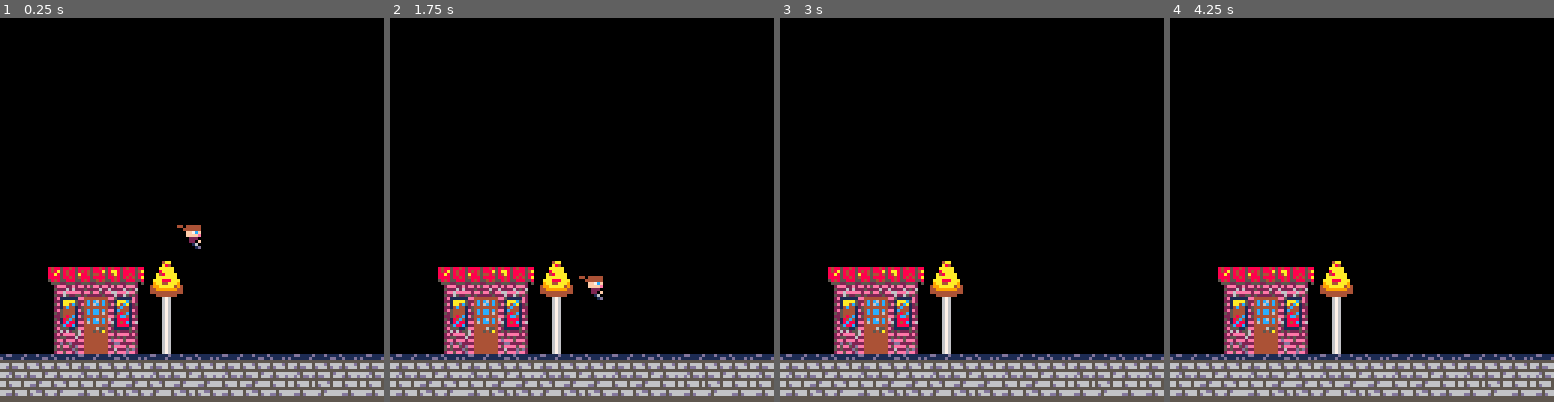
Above: before the commit, frames 1-4 (left to right).
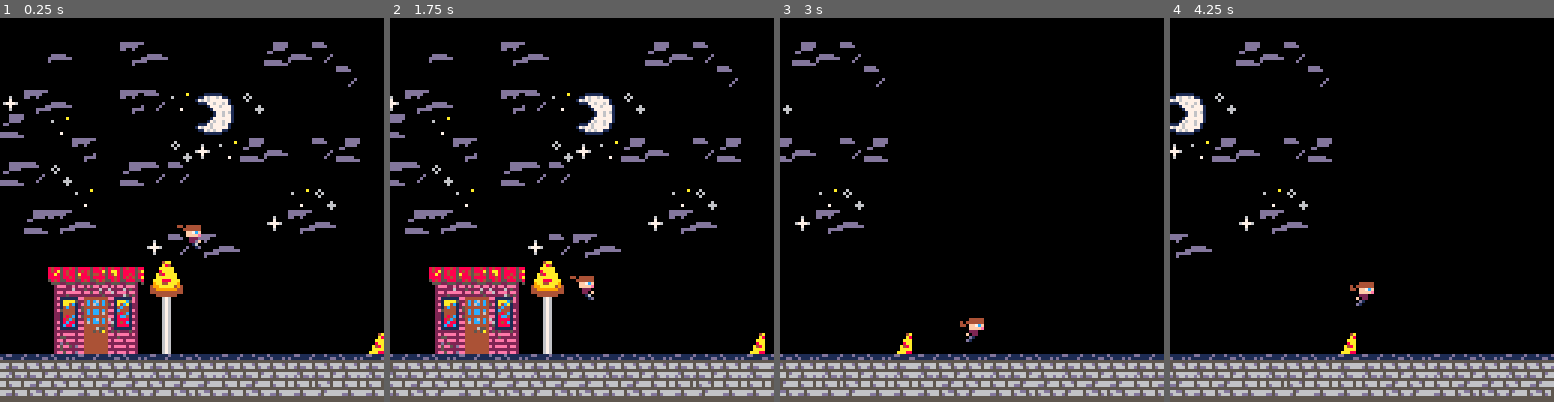
Above: after the commit, the same moments.

Repository: xomila/pico-8-projects
Game: PICO-8 cartridge mila.p8
The game is run twice, just before and just after one commit, with the same random seed, the same clock (stepped at 60 frames per second) and the same inputs.
Inputs:
- Up to frame 1 (0.25 s): no input
- Up to frame 2 (1.75 s): tap X (X key) at 0.33, 1.07 s; hold Right from 1.6 s (still down)
- Up to frame 3 (3 s): tap X (X key) at 1.85, 2.97 s; release Right at 2.1 s; hold Right from 2.47 s (still down)
- Up to frame 4 (4.25 s): release Right at 3.03 s; hold Left 3.08-3.58 s; hold Right from 4.02 s (still down); tap X (X key) at 4.08 s

The runs differ from the first frame. In frame 1, 5.3% of the frame differs, in the area x 0-100%, y 6-88%; in frame 2, 15%, in the area x 0-100%, y 6-99%; in frame 3, 11%; in frame 4, 12%.

Commit message:
updated camera movement

Diff:
--- a/mila.p8
+++ b/mila.p8
@@ -26,17 +26,32 @@
 
   gravity=0.3
   friction=0.85
+
+  --simple camera
+  cam_x=0
+
+  --map limits
+  map_start=0
+  map_end=1024
 end
 
 
 
 -->8
 --update and draw
-
 function _update()
   player_update()
   player_animate()
 
+  --simple camera
+  cam_x=player.x-64+(player.w/2)
+  if cam_x<map_start then
+    cam_x=map_start
+  end
+  if cam_x>map_end-128 then
+    cam_x=map_end-128
+  end
+  camera(cam_x,0)
 end
 
 function _draw()
@@ -166,6 +181,14 @@
  end
   player.x+=player.dx
   player.y+=player.dy
+
+  --limit player to map
+  if player.x<map_start then
+    player.x=map_start
+  end
+  if player.x>map_end-player.w then
+    player.x=map_end-player.w
+  end
 end
 
 function player_animate()
@@ -295,18 +318,18 @@
 0000000000000000000000000000000000000000000000000000000000000000000000000000000000000000000000000000000000000000000000000000000000000000000000000000000000000000000000000000000000000000000000000000000000000000000000000000000000000000000000000000000000000000
 __map__
 4848484848000000000000000000000000000000000000000000000000000000000000000000000000000000000000000000000000000000000000000000000000000000000000000000000000000000000000000000000000000000000000000000000000000000000000000000000000000000000000000000000000000000
-4848484800000000000000000000000000000000000000000000000000000000000000000000000000000000000000000000000000000000000000000000000000000000000000000000000000000000000000000000000000000000000000000000000000000000000000000000000000000000000000000000000000000000
-4848484848480000000000000000000000000000000000000000000000000000000000000000000000000000000000000000000000000000000000000000000000000000000000000000000000000000000000000000000000000000000000000000000000000000000000000000000000000000000000000000000000000000
-4848484848486565000000000000000000000000000000000000000000000000000000000000000000000000000000000000000000000000000000000000000000000000000000000000000000000000000000000000000000000000000000000000000000000000000000000000000000000000000000000000000000000000
-4848484848000065000000000000000000000000000000000000000000000000000000000000000000000000000000000000000000000000000000000000000000000000000000000000000000000000000000000000000000000000000000000000000000000000000000000000000000000000000000000000000000000000
-4848484800000065000000000000000000000000000000000000000000000000000000000000000000000000000000000000000000000000000000000000000000000000000000000000000000000000000000000000000000000000000000000000000000000000000000000000000000000000000000000000000000000000
-5858580000000000000000000000000000000000000000000000000000000000000000000000000000000000000000000000000000000000000000000000000000000000000000000000000000000000000000000000000000000000000000000000000000000000000000000000000000000000000000000000000000000000
-0000000000000000000000000000000000000000000000000000000000000000000000000000000000000000000000000000000000000000000000000000000000000000000000000000000000000000000000000000000000000000000000000000000000000000000000000000000000000000000000000000000000000000
-0058000000000000000000000000000000000000000000000000000000000000000000000000000000000000000000000000000000000000000000000000000000000000000000000000000000000000000000000000000000000000000000000000000000000000000000000000000000000000000000000000000000000000
-0058000000000000000000000000000000000000000000000000000000000000000000000000000000000000000000000000000000000000000000000000000000000000000000000000000000000000000000000000000000000000000000000000000000000000000000000000000000000000000000000000000000000000
+4848564800555600000000455646000000000000000000000000000000000000000000000000000000000000000000000000000000000000000000000000000000000000000000000000000000000000000000000000000000000000000000000000000000000000000000000000000000000000000000000000000000000000
+4848484848480000000000000000460000000000000000000000000000000000000000000000000000000000000000000000000000000000000000000000000000000000000000000000000000000000000000000000000000000000000000000000000000000000000000000000000000000000000000000000000000000000
+4c5556484855464b5a5b4a000000000000000000000000000000000000000000000000000000000000000000000000000000000000000000000000000000000000000000000000000000000000000000000000000000000000000000000000000000000000000000000000000000000000000000000000000000000000000000
+45484b48480000656a6b00000000000000000000000000000000000000000000000000000000000000000000000000000000000000000000000000000000000000000000000000000000000000000000000000000000000000000000000000000000000000000000000000000000000000000000000000000000000000000000
+484848550000004a4c4b45560046450000000000000000000000000000000000000000000000000000000000000000000000000000000000000000000000000000000000000000000000000000000000000000000000000000000000000000000000000000000000000000000000000000000000000000000000000000000000
+45464a0000454646000000000000000000000000000000000000000000000000000000000000000000000000000000000000000000000000000000000000000000000000000000000000000000000000000000000000000000000000000000000000000000000000000000000000000000000000000000000000000000000000
+0000004b00000000000000004b4a000000000000000000000000000000000000000000000000000000000000000000000000000000000000000000000000000000000000000000000000000000000000000000000000000000000000000000000000000000000000000000000000000000000000000000000000000000000000
+00455556000000000000004c5556000000000000000000000000000000000000000000000000000000000000000000000000000000000000000000000000000000000000000000000000000000000000000000000000000000000000000000000000000000000000000000000000000000000000000000000000000000000000
+0058000000004c46555600000000000000000000000000000000000000000000000000000000000000000000000000000000000000000000000000000000000000000000000000000000000000000000000000000000000000000000000000000000000000000000000000000000000000000000000000000000000000000000
 0058808182834344000058585858585858000000000000000000000000000000000000000000000000000000000000000000000000000000000000000000000000000000000000000000000000000000000000000000000000000000000000000000000000000000000000000000000000000000000000000000000000000000
 0058909192935354000058585858585800000000005858000000000000000000000000000000000000000000000000000000000000000000000000000000000000000000000000000000000000000000000000000000000000000000000000000000000000000000000000000000000000000000000000000000000000000000
 5858a0a1a2a36364000058585858585858585858585858000000000000000000000000000000000000000000000000000000000000000000000000000000000000000000000000000000000000000000000000000000000000000000000000000000000000000000000000000000000000000000000000000000000000000000
-6558b0b1b2b37374585858585858586658585858585858000000000000000000000000000000000000000000000000000000000000000000000000000000000000000000000000000000000000000000000000000000000000000000000000000000000000000000000000000000000000000000000000000000000000000000
-4041424041424041424041424041424058585858585800000000000000000000000000000000000000000000000000000000000000000000000000000000000000000000000000000000000000000000000000000000000000000000000000000000000000000000000000000000000000000000000000000000000000000000
-5051525051515251515051505052505065586566000000000000000000000000000000000000000000000000000000000000000000000000000000000000000000000000000000000000000000000000000000000000000000000000000000000000000000000000000000000000000000000000000000000000000000000000
+6558b0b1b2b37374585858585858584358585858585858000000000000000044000000000000000000000000000000440000000000000000000000000044000000000000000000000000000000440000000000000000000000000000004400000000000000000000000000000044000000000000000000000000000000440000
+4041424041424041424041424041424040414240414240414240414240414240404142404142404142404142404142404041424041424041424041424041404142404142404142404142404142404041424041424041424041424041424040414240414240414240414240414240404142404142404142404142404142400000
+5051525051515251515051505052505050515250515152515150515050525050505152505151525151505150505250505051525051515251515051505052505152505151525151505150505250505051525051515251515051505052505050515250515152515150515050525050505152505151525151505150505250500000
Not shown, changed: 40 lines of the sprite sheet (__gfx__) section of mila.p8
